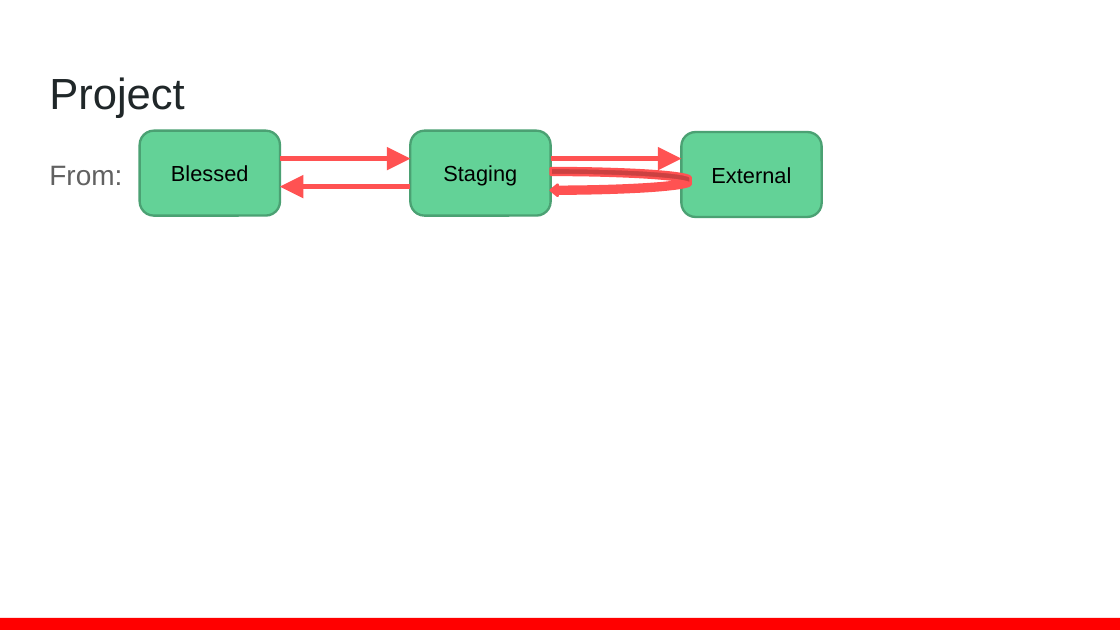
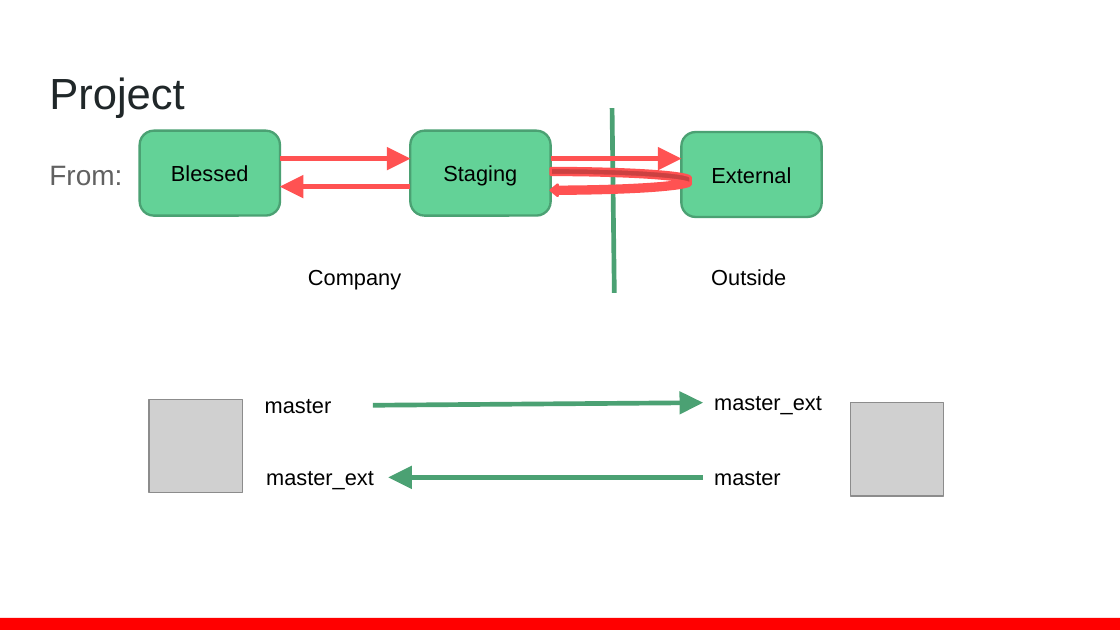
Before and after one commit to VonC/b2d, a slide deck: slide 2 of Docker- Architecture rework case study.pptx. Drawn at 1120x630 pixels with LibreOffice and Linux fonts; fonts in the diff are those of the drawing; grey boxes stand for pictures. Boxes give left, top, right and bottom in pixels: in the first picture for what was removed or moved away, otherwise in the second. Text is boxed around its words. In the diff, an @@ line names an element or a change of style, - is before the commit and + after.

```diff
--- a/Docker- Architecture rework case study.pptx
+++ b/Docker- Architecture rework case study.pptx
@@ line added from (613, 109) to (615, 293), #4BA173 3 pt @@
@@ text added at (308,269,401,290), 14 pt, text #000000 @@
+Company
@@ text added at (711,269,786,286), 14 pt, text #000000 @@
+Outside
@@ picture added at (149,399,242,492) @@
@@ text added at (265,399,332,414), 14 pt, text #000000 @@
+master
@@ arrow added from (373, 405) to (703, 403), #4BA173 3 pt @@
@@ text added at (714,396,822,415), 14 pt, text #000000 @@
+master_ext
@@ picture added at (850,403,943,496) @@
@@ text added at (266,471,374,490), 14 pt, text #000000 @@
+master_ext
@@ arrow added from (703, 477) to (389, 477), #4BA173 3 pt @@
@@ text added at (714,471,781,486), 14 pt, text #000000 @@
+master
```
Also in this commit, not shown: 7 other slides changed, 1 other file.
